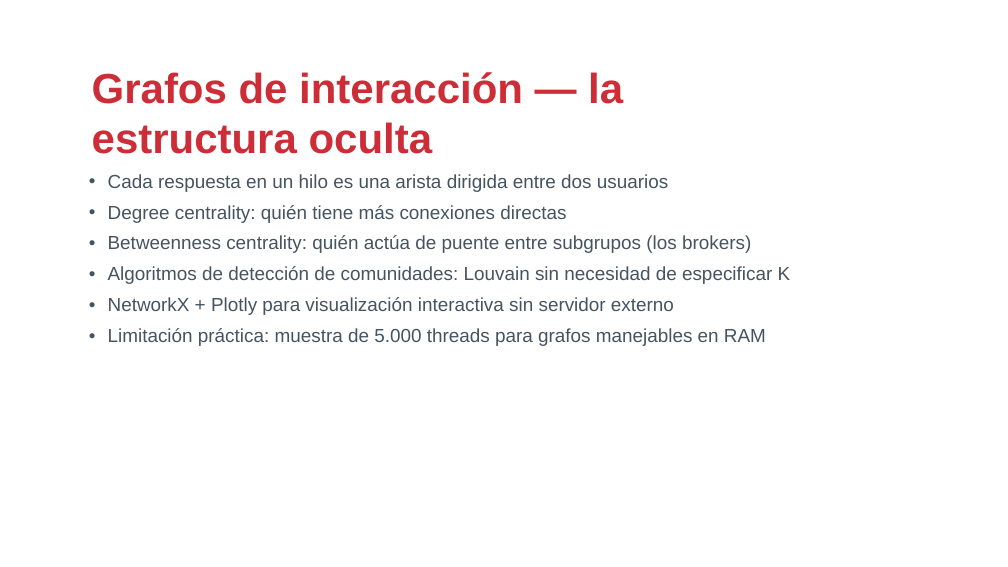
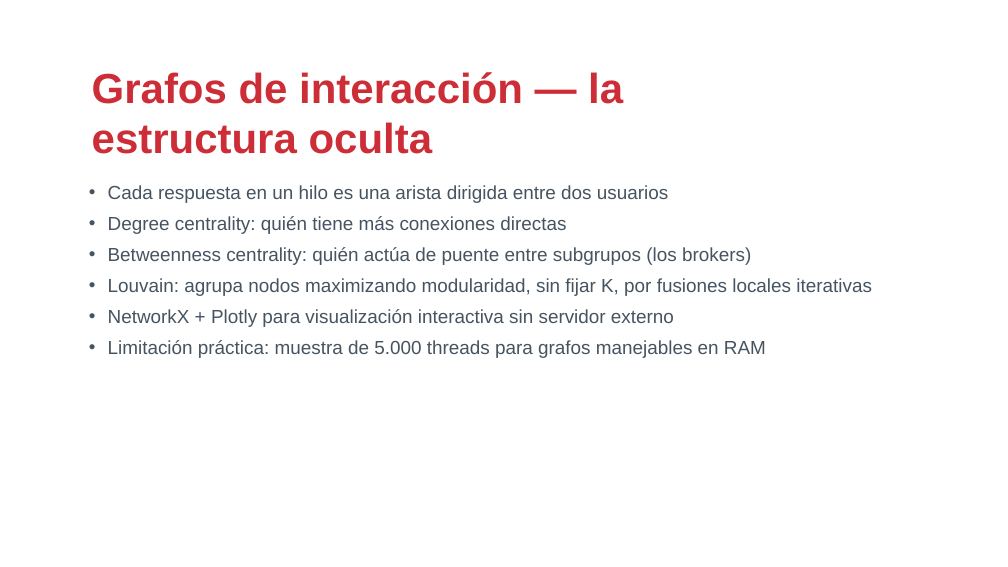
Before and after one commit to drj3ky11/FearOfTheDark, a slide deck: slide 6 of bloque1_bigdata/csbc26_b1_bigdata.pptx. Drawn at 1008x567 pixels with LibreOffice and Linux fonts; fonts in the diff are those of the drawing; background and template pictures are left out. Boxes give left, top, right and bottom in pixels: in the first picture for what was removed or moved away, otherwise in the second. Text is boxed around its words. In the diff, an @@ line names an element or a change of style, - is before the commit and + after.

Commit message:
docs: bloque1 profundiza detección de comunidades Louvain, caso CardingForums referencia bloque1
Bloque1 (demo_bigdata.ipynb) añade sección de Louvain/modularidad con
comentarios didácticos línea a línea y regenera las diapositivas.
02_analisis_estructural.ipynb recorta las explicaciones ya cubiertas
en bloque1 y las sustituye por preguntas de análisis específicas del
mercado de CardingForums.

```diff
--- a/bloque1_bigdata/csbc26_b1_bigdata.pptx
+++ b/bloque1_bigdata/csbc26_b1_bigdata.pptx
@@ text "Cada respuesta en un hilo ...": place and size @@
-text "Cada respuesta en un hilo ..." at box(108, 174, 791, 346)
+text "Cada respuesta en un hilo ..." at box(108, 185, 872, 358)
@@ text at box(108, 278, 872, 296): text changed @@
-• Algoritmos de detección de comunidades: Louvain sin necesidad de especificar K
+• Louvain: agrupa nodos maximizando modularidad, sin fijar K, por fusiones locales iterativas
```
Also in this commit, not shown: 11 other slides changed, 2 other files.
